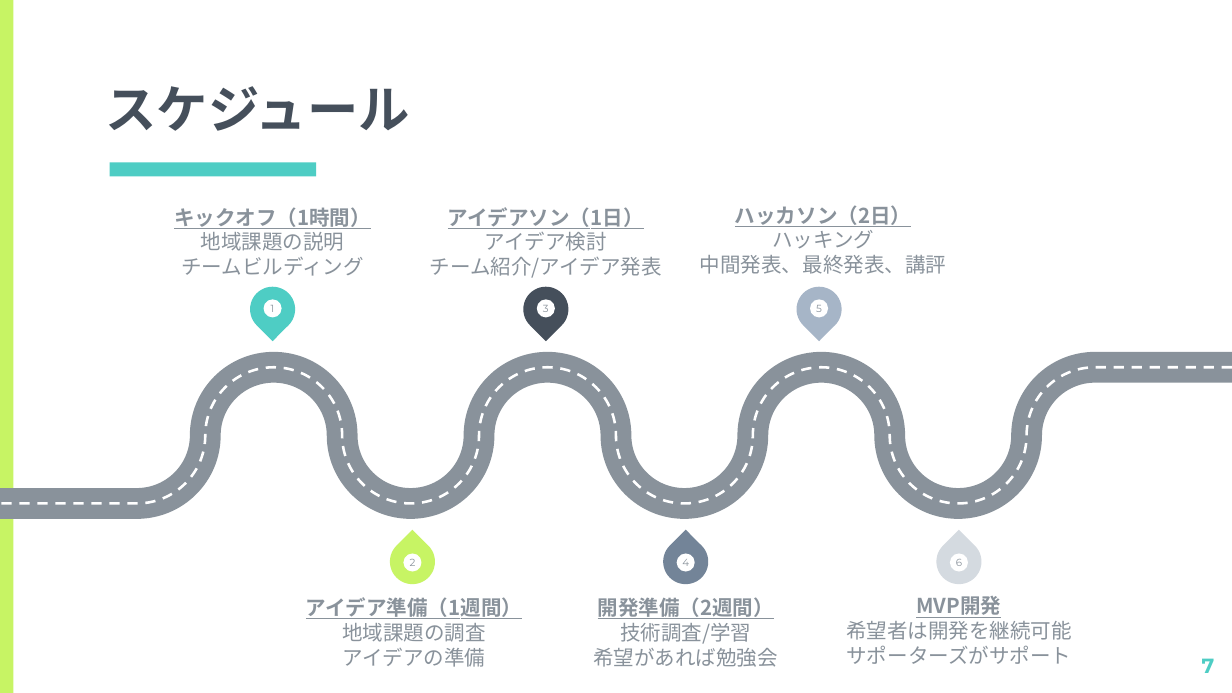
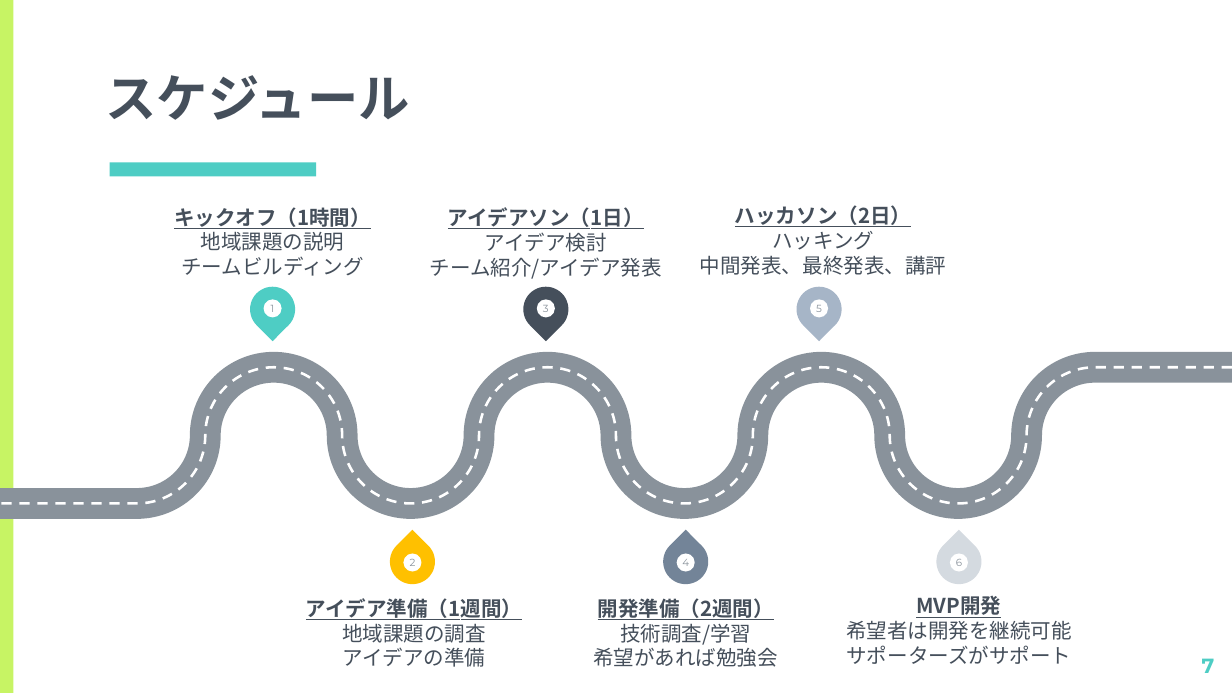
Before and after one commit to kiyohome/wacchi, a slide deck: slide 7 of 2021/ITで地域課題を解決しよう.pptx. Drawn at 1232x693 pixels with LibreOffice and Linux fonts; fonts in the diff are those of the drawing. Boxes give left, top, right and bottom in pixels: in the first picture for what was removed or moved away, otherwise in the second. Text is boxed around its words. In the diff, an @@ line names an element or a change of style, - is before the commit and + after.

Commit message:
21年度の会津大向け勉強会資料の追加

```diff
--- a/2021/ITで地域課題を解決しよう.pptx
+++ b/2021/ITで地域課題を解決しよう.pptx
@@ title "スケジュール": place and size @@
-title "スケジュール" at (105, 86, 409, 131)
+title "スケジュール" at (105, 75, 409, 120)
@@ text colour #89929B to #454F5B in 6 elements at (174, 207, 371, 276), (846, 596, 1072, 664), (700, 205, 946, 275), (306, 598, 522, 667), (593, 598, 778, 667), (430, 207, 662, 279) @@
@@ teardrop at (380, 530, 444, 595): fill #C7F464 to #FFC000 @@
```
Also in this commit, not shown: 1 other slide changed, 1 other file.
